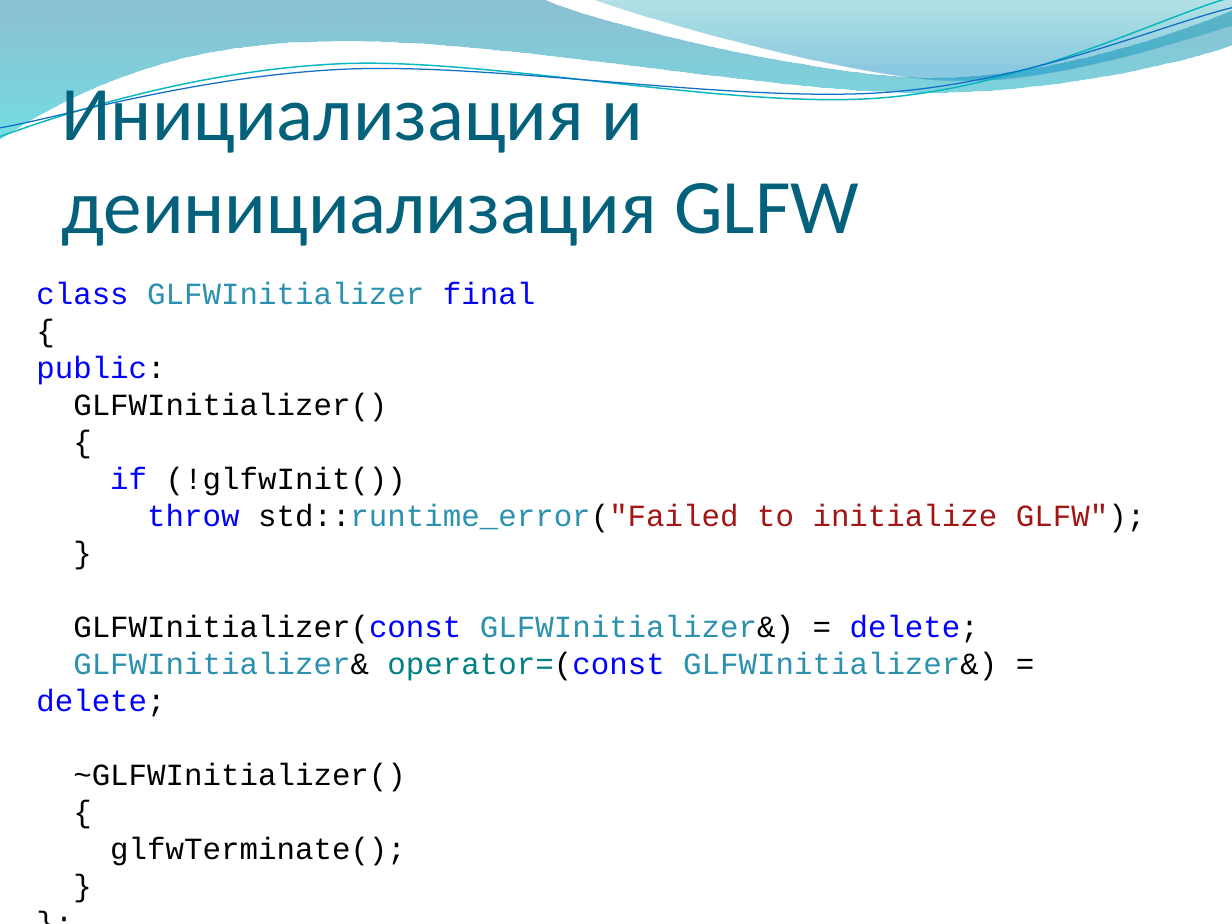
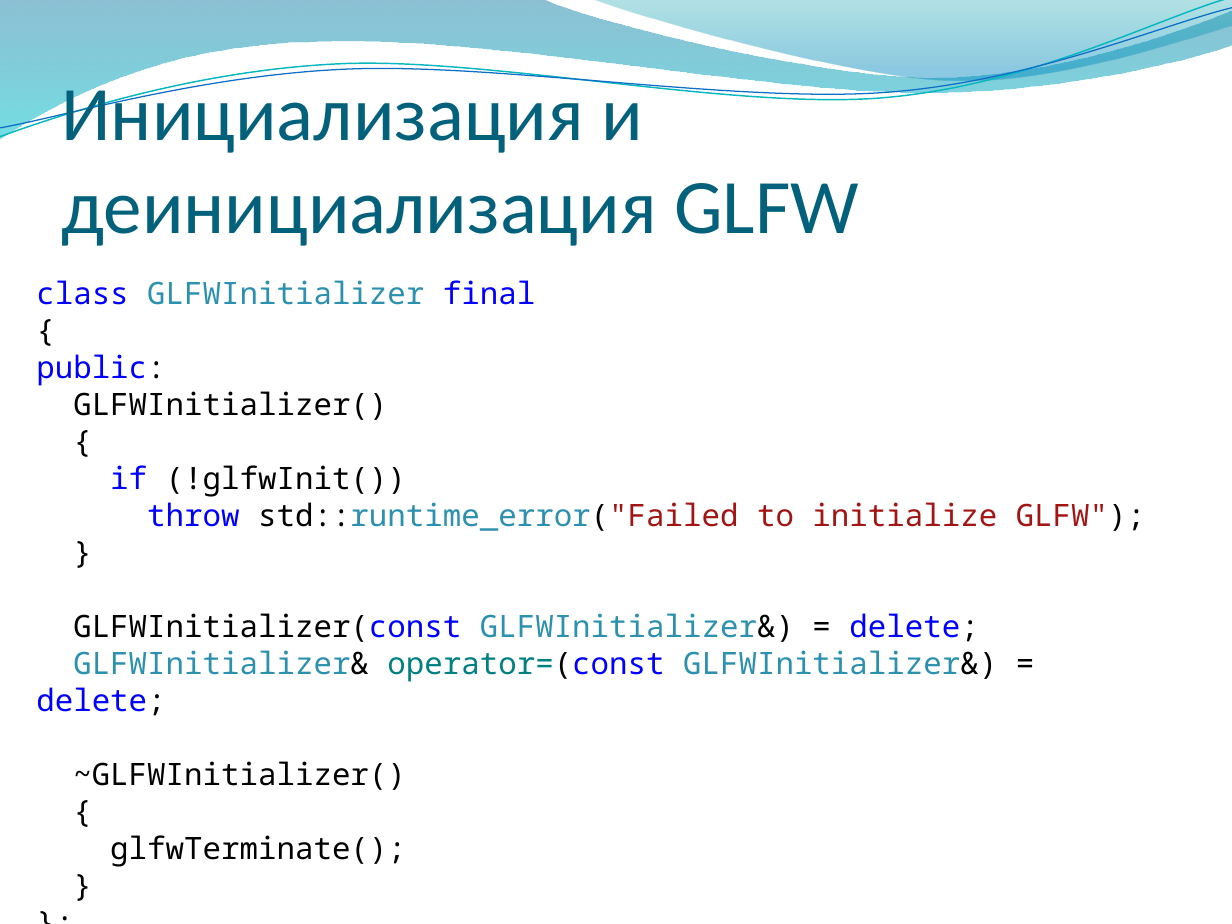
Before and after one commit to alexey-malov/cg-course, a slide deck: slide 12 of lectures/02 - Программирование компьютерной графики с использованием OpenGL.pptx (slide 11 before the commit). Drawn at 1232x924 pixels with LibreOffice and Linux fonts; fonts in the diff are those of the drawing; background and template pictures are left out. Boxes give left, top, right and bottom in pixels: in the first picture for what was removed or moved away, otherwise in the second. Text is boxed around its words. In the diff, an @@ line names an element or a change of style, - is before the commit and + after.

```diff
--- a/lectures/02 - Программирование компьютерной графики с использованием OpenGL.pptx
+++ b/lectures/02 - Программирование компьютерной графики с использованием OpenGL.pptx
@@ text "class GLFWInitializer final" at bbox=[36, 280, 1145, 867]: font Courier New to Noto Sans Mono @@
```
Also in this commit, not shown: 5 other slides changed, 1 slide added.
